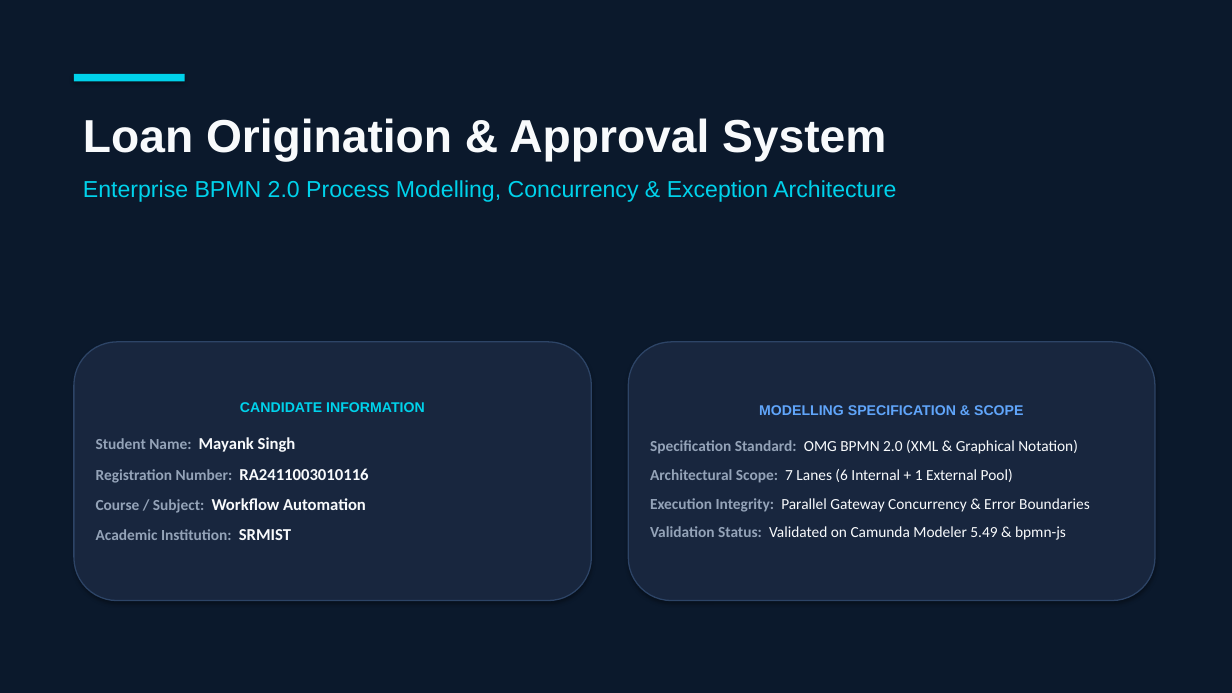
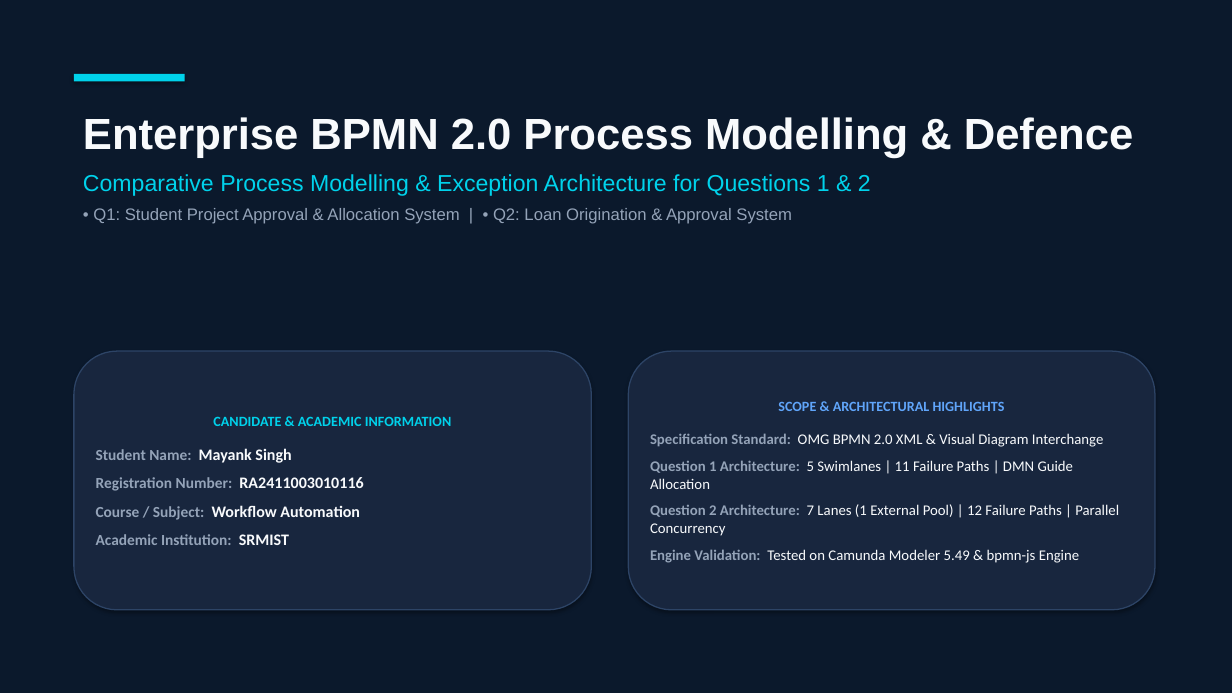
Before and after one commit to Mayank-web717/Workflow-Assignment-3, a slide deck: slide 1 of Presentation/BPMN_Project_Presentation.pptx. Drawn at 1232x693 pixels with LibreOffice and Linux fonts; fonts in the diff are those of the drawing. Boxes give left, top, right and bottom in pixels: in the first picture for what was removed or moved away, otherwise in the second. Text is boxed around its words. In the diff, an @@ line names an element or a change of style, - is before the commit and + after.

Commit message:
feat: expand academic presentation, PDF, viva Q&A, and mapping to cover both Question 1 and Question 2

```diff
--- a/Presentation/BPMN_Project_Presentation.pptx
+++ b/Presentation/BPMN_Project_Presentation.pptx
@@ text at (83, 117, 1133, 224): text changed; size 18 to 13 pt; text colour #00D2EB to #94A3B8 @@
-Loan Origination & Approval System
-Enterprise BPMN 2.0 Process Modelling, Concurrency & Exception Architecture
+Enterprise BPMN 2.0 Process Modelling & Defence
+Comparative Process Modelling & Exception Architecture for Questions 1 & 2
+• Q1: Student Project Approval & Allocation System | • Q2: Loan Origination & Approval System
@@ rounded rectangle "CANDIDATE & ACADEMIC INFORMATION": place and size @@
-rounded rectangle "CANDIDATE & ACADEMIC INFORMATION" at (74, 342, 592, 601)
+rounded rectangle "CANDIDATE & ACADEMIC INFORMATION" at (74, 351, 592, 610)
@@ rounded rectangle "SCOPE & ARCHITECTURAL HIGHLIGHTS": place and size @@
-rounded rectangle "SCOPE & ARCHITECTURAL HIGHLIGHTS" at (628, 342, 1155, 601)
+rounded rectangle "SCOPE & ARCHITECTURAL HIGHLIGHTS" at (628, 351, 1155, 610)
@@ text in rounded rectangle at (213, 416, 451, 426): text changed; font Arial to Calibri @@
-CANDIDATE INFORMATION
+CANDIDATE & ACADEMIC INFORMATION
@@ text in rounded rectangle at (650, 401, 1119, 563): text changed; size 12 to 11.5 pt @@
-MODELLING SPECIFICATION & SCOPE
-Specification Standard: OMG BPMN 2.0 (XML & Graphical Notation)
-Architectural Scope: 7 Lanes (6 Internal + 1 External Pool)
-Execution Integrity: Parallel Gateway Concurrency & Error Boundaries
-Validation Status: Validated on Camunda Modeler 5.49 & bpmn-js
+SCOPE & ARCHITECTURAL HIGHLIGHTS
+Specification Standard: OMG BPMN 2.0 XML & Visual Diagram Interchange
+Question 1 Architecture: 5 Swimlanes | 11 Failure Paths | DMN Guide Allocation
+Question 2 Architecture: 7 Lanes (1 External Pool) | 12 Failure Paths | Parallel Concurrency
+Engine Validation: Tested on Camunda Modeler 5.49 & bpmn-js Engine
@@ text in rounded rectangle at (96, 448, 363, 545): size 13 to 12.5 pt in "Mayank Singh", "RA2411003010116", "Workflow Automation", "SRMIST"; less space between paragraphs @@
```
Also in this commit, not shown: 6 other slides changed, 7 slides added, 5 slides removed, 6 other files.
